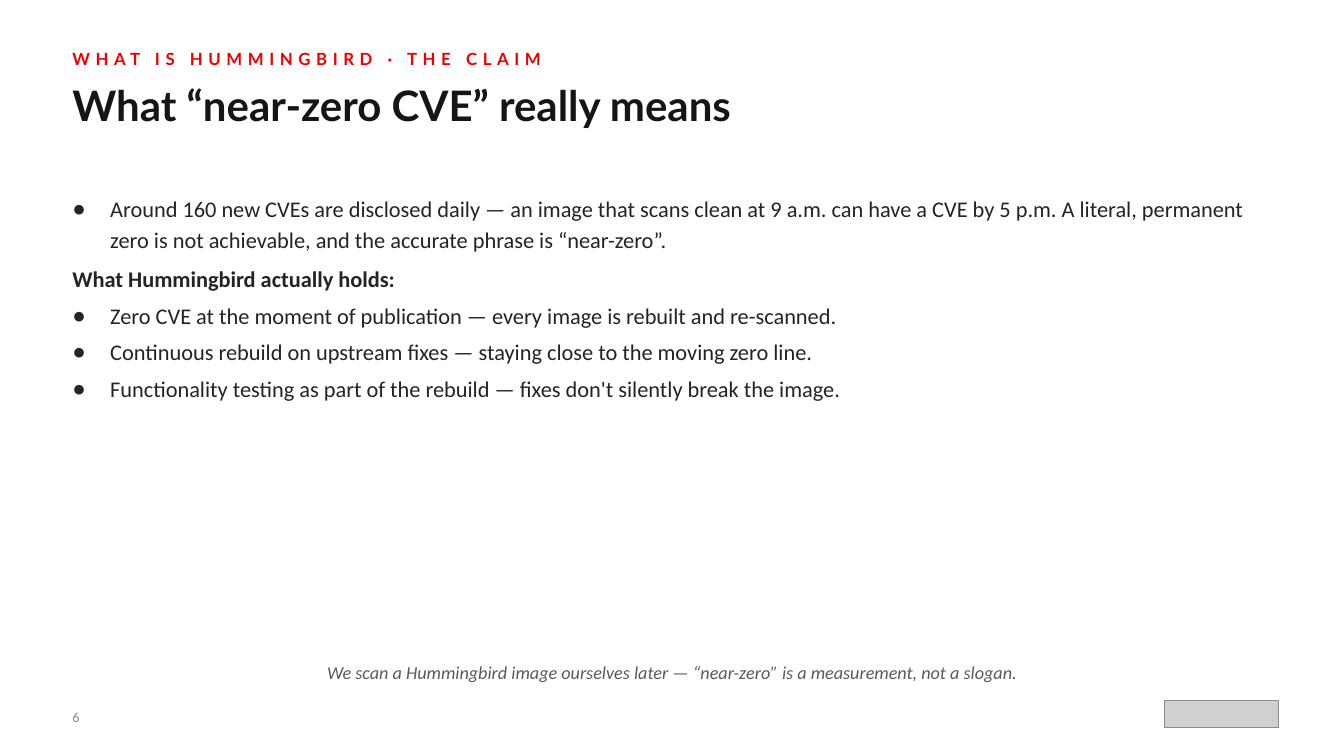
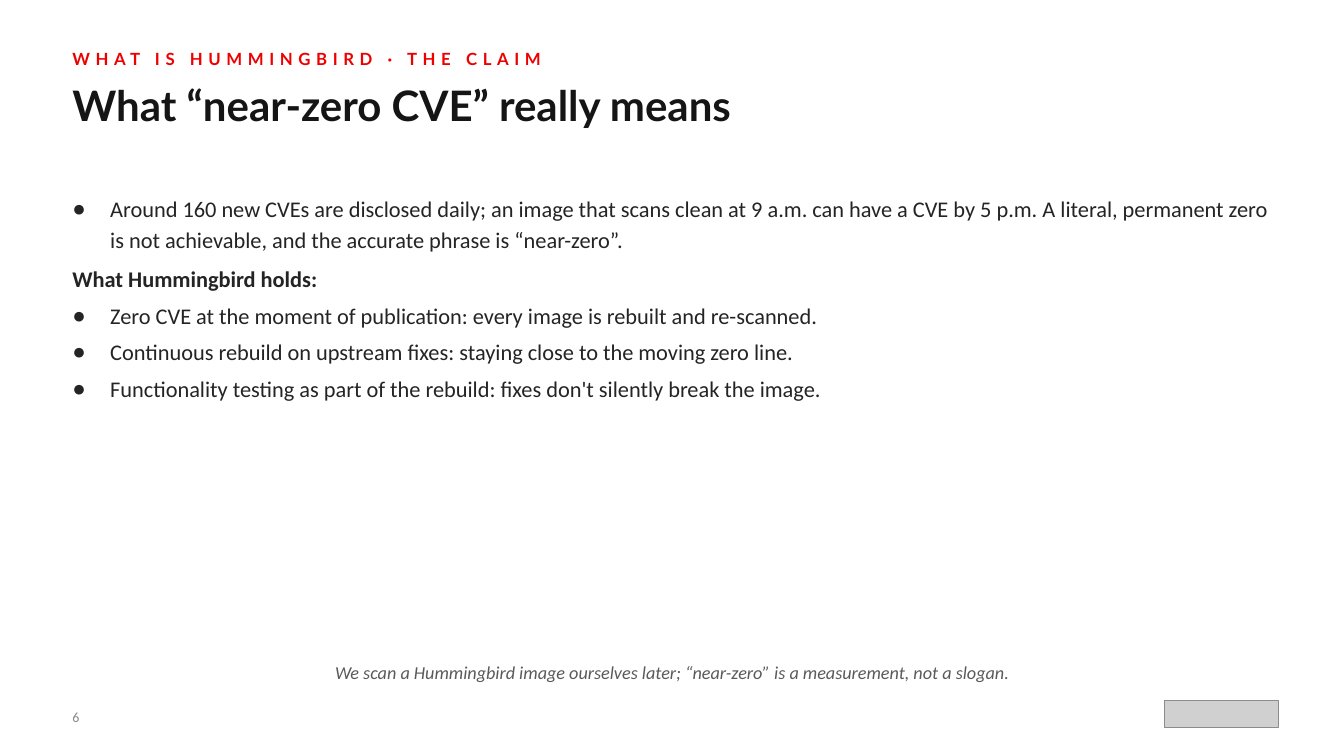
Before and after one commit to patterncatalyst/hummingbird-tutorial, a slide deck: slide 6 of presentations/hummingbird-overview.pptx. Drawn at 1344x756 pixels with LibreOffice and Linux fonts; fonts in the diff are those of the drawing; grey boxes stand for pictures. Boxes give left, top, right and bottom in pixels: in the first picture for what was removed or moved away, otherwise in the second. Text is boxed around its words. In the diff, an @@ line names an element or a change of style, - is before the commit and + after.

```diff
--- a/presentations/hummingbird-overview.pptx
+++ b/presentations/hummingbird-overview.pptx
@@ text at (72,201,1268,401): text changed @@
-● Around 160 new CVEs are disclosed daily — an image that scans clean at 9 a.m. can have a CVE by 5 p.m. A literal, permanent zero is not achievable, and the accurate phrase is “near-zero”.
-What Hummingbird actually holds:
-● Zero CVE at the moment of publication — every image is rebuilt and re-scanned.
-● Continuous rebuild on upstream fixes — staying close to the moving zero line.
-● Functionality testing as part of the rebuild — fixes don't silently break the image.
+● Around 160 new CVEs are disclosed daily; an image that scans clean at 9 a.m. can have a CVE by 5 p.m. A literal, permanent zero is not achievable, and the accurate phrase is “near-zero”.
+What Hummingbird holds:
+● Zero CVE at the moment of publication: every image is rebuilt and re-scanned.
+● Continuous rebuild on upstream fixes: staying close to the moving zero line.
+● Functionality testing as part of the rebuild: fixes don't silently break the image.
@@ text at (335,666,1009,682): text changed @@
-We scan a Hummingbird image ourselves later — “near-zero” is a measurement, not a slogan.
+We scan a Hummingbird image ourselves later; “near-zero” is a measurement, not a slogan.
```
Also in this commit, not shown: 32 other slides changed, 4 other files.
